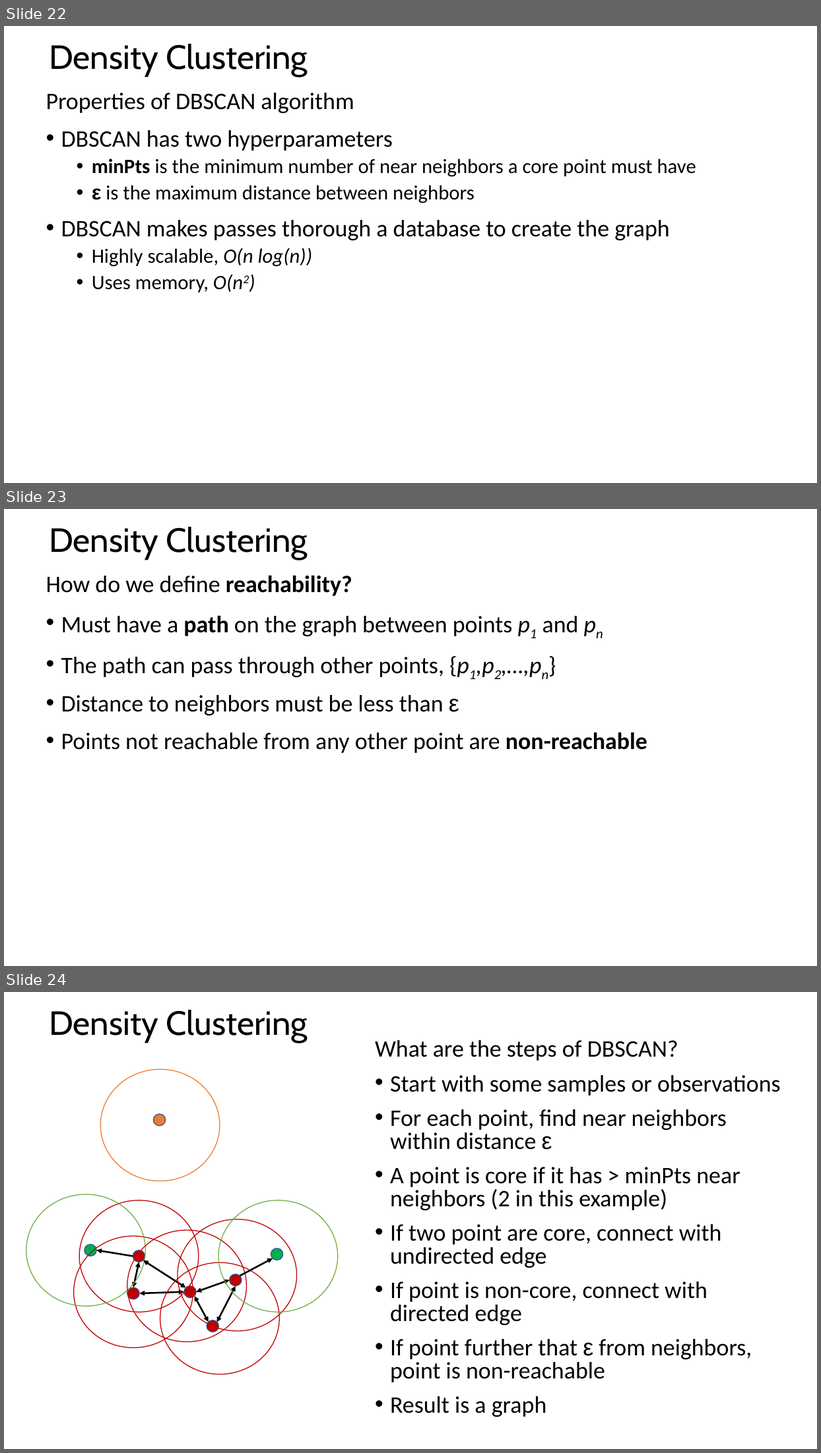
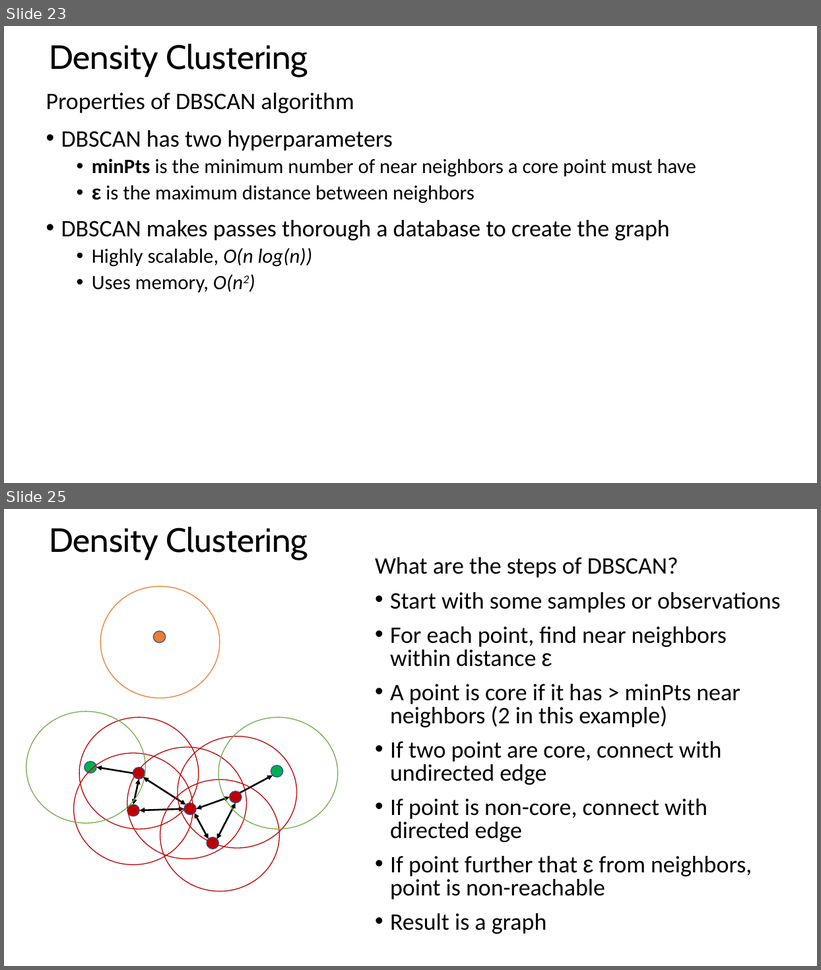
Before and after one commit to StephenElston/CSCI-E-108, a slide deck: slides/10_IntroductionToClustering_Part2.pptx. Shown one above the other, each under a label of ours: slides 22, 23 and 24 before the commit, slides 23 and 25 after it; the slides between them are not shown. The pictures are 821x1453 and 821x970 pixels, drawn with LibreOffice and Linux fonts; fonts in the diff are those of the drawing. Boxes give left, top, right and bottom in pixels: in the first picture for what was removed or moved away, otherwise in the second. Text is boxed around its words. In the diff, an @@ line names an element or a change of style, - is before the commit and + after.

```diff
--- a/slides/10_IntroductionToClustering_Part2.pptx
+++ b/slides/10_IntroductionToClustering_Part2.pptx
@@ slide 23 removed at bbox=[4, 509, 817, 966], background #FFFFFF @@
@@ title removed at bbox=[49, 527, 308, 560] @@
-Density Clustering
@@ text removed at bbox=[46, 575, 648, 753] @@
-How do we define reachability?
-• Must have a path on the graph between points p1 and pn
-• The path can pass through other points, {p1,p2,…,pn}
-• Distance to neighbors must be less than ε
-• Points not reachable from any other point are non-reachable
@@ what was slide 22 is now slide 23 @@
@@ what was slide 24 is now slide 25 @@
```
Also in this commit, not shown: 4 slides changed, 2 slides added.
